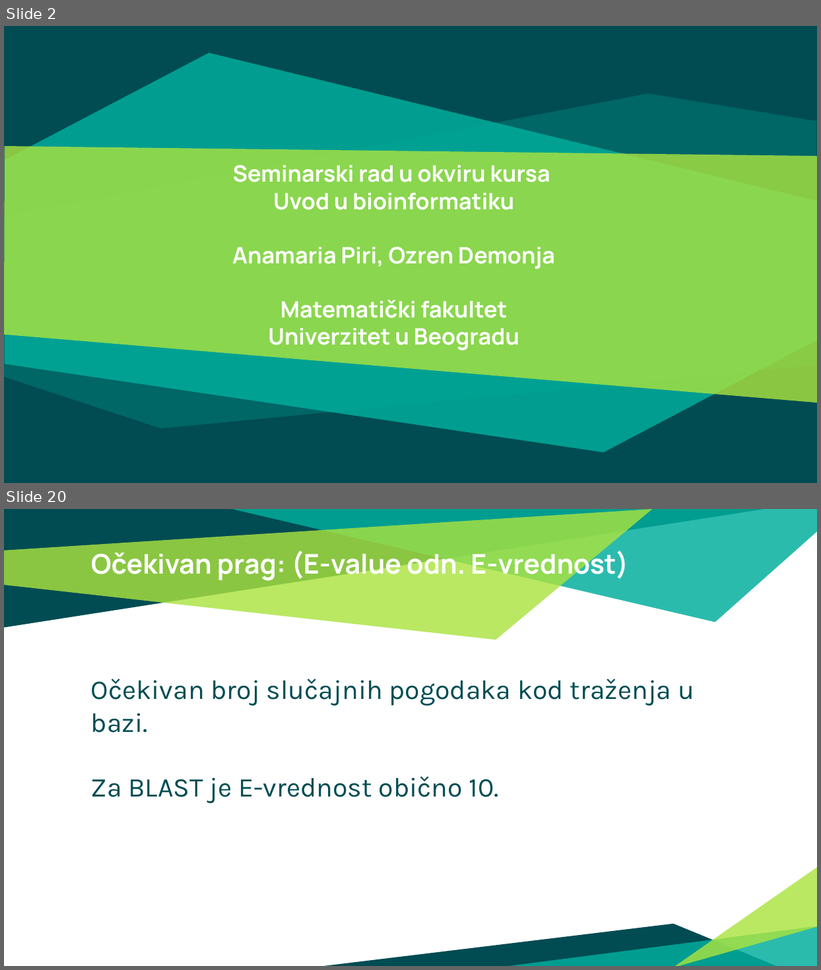
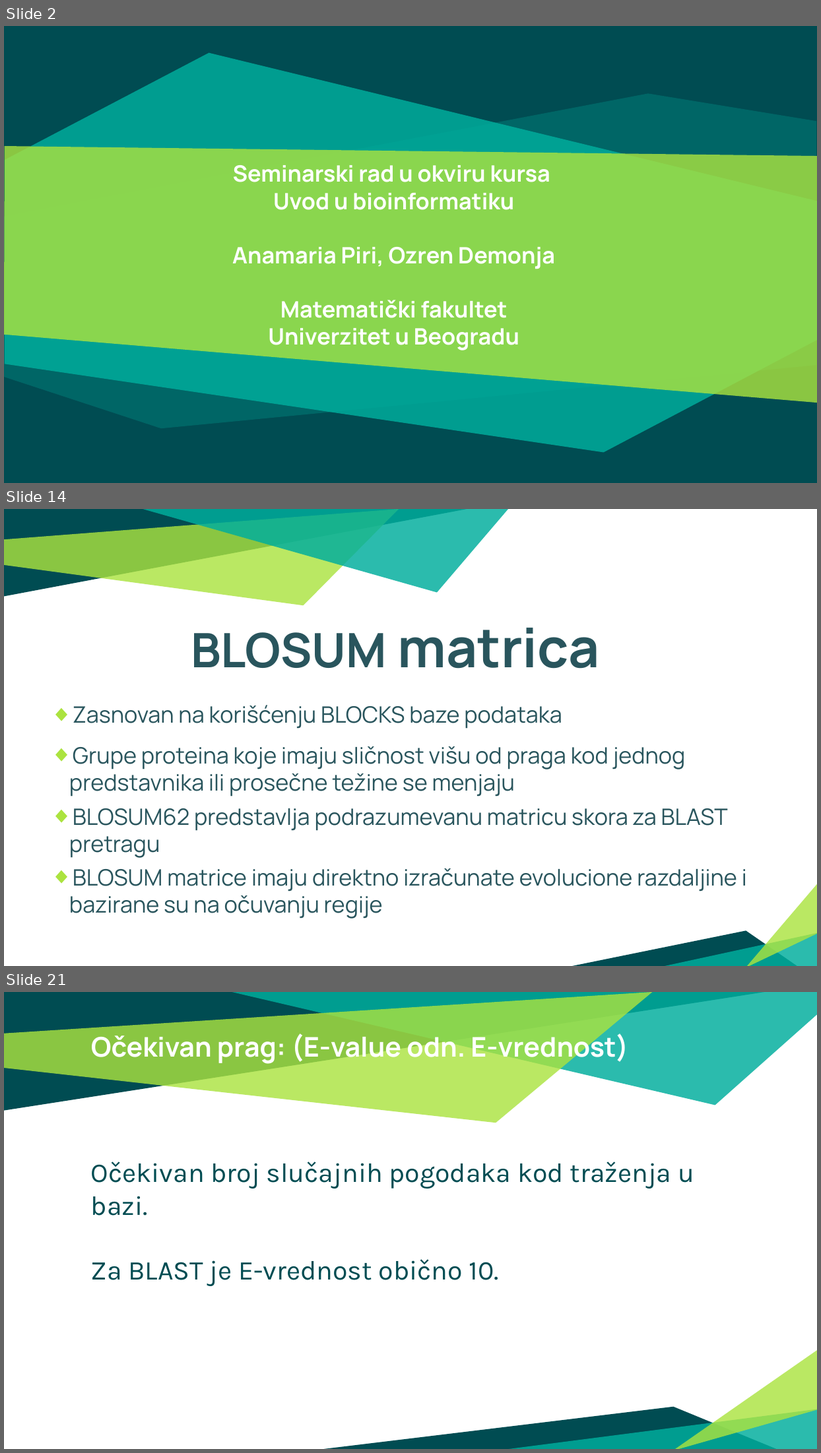
Before and after one commit to ozzy80/Large-Scale-Sequence-Comparison, a slide deck: Poređenje sekvenci velikih razmera.pptx. Shown one above the other, each under a label of ours: slides 2 and 20 before the commit, slides 2, 14 and 21 after it; the slides between them are not shown. The pictures are 821x970 and 821x1453 pixels, drawn with LibreOffice and Linux fonts; fonts in the diff are those of the drawing. Boxes give left, top, right and bottom in pixels: in the first picture for what was removed or moved away, otherwise in the second. Text is boxed around its words. In the diff, an @@ line names an element or a change of style, - is before the commit and + after.

```diff
--- a/Poređenje sekvenci velikih razmera.pptx
+++ b/Poređenje sekvenci velikih razmera.pptx
@@ slide 14 added at [4,509,817,966], background #FFFFFF @@
@@ freeform shape added at [4,509,467,597], fill #004C52 @@
@@ freeform shape added at [4,509,399,606], fill #ABE33F at 81% opacity @@
@@ freeform shape added at [142,509,508,592], fill #00AE9D at 83% opacity @@
@@ text added at [191,628,599,669], 48 pt, text #29555D, bold @@
+BLOSUM matrica
@@ text added at [69,705,747,919], 20 pt, text #29555D @@
+◆ Zasnovan na korišćenju BLOCKS baze podataka
+◆ Grupe proteina koje imaju sličnost višu od praga kod jednog predstavnika ili prosečne težine se menjaju
+◆ BLOSUM62 predstavlja podrazumevanu matricu skora za BLAST pretragu
+◆ BLOSUM matrice imaju direktno izračunate evolucione razdaljine i bazirane su na očuvanju regije
@@ freeform shape added at [746,883,817,966], fill #ABE33F at 81% opacity @@
@@ freeform shape added at [571,931,797,966], fill #004C52 @@
@@ freeform shape added at [657,933,817,966], fill #00AE9D at 83% opacity @@
@@ what was slide 20 is now slide 21 @@
```
Also in this commit, not shown: 16 slides changed, 10 other slides added, 8 slides removed, 8 other files.
